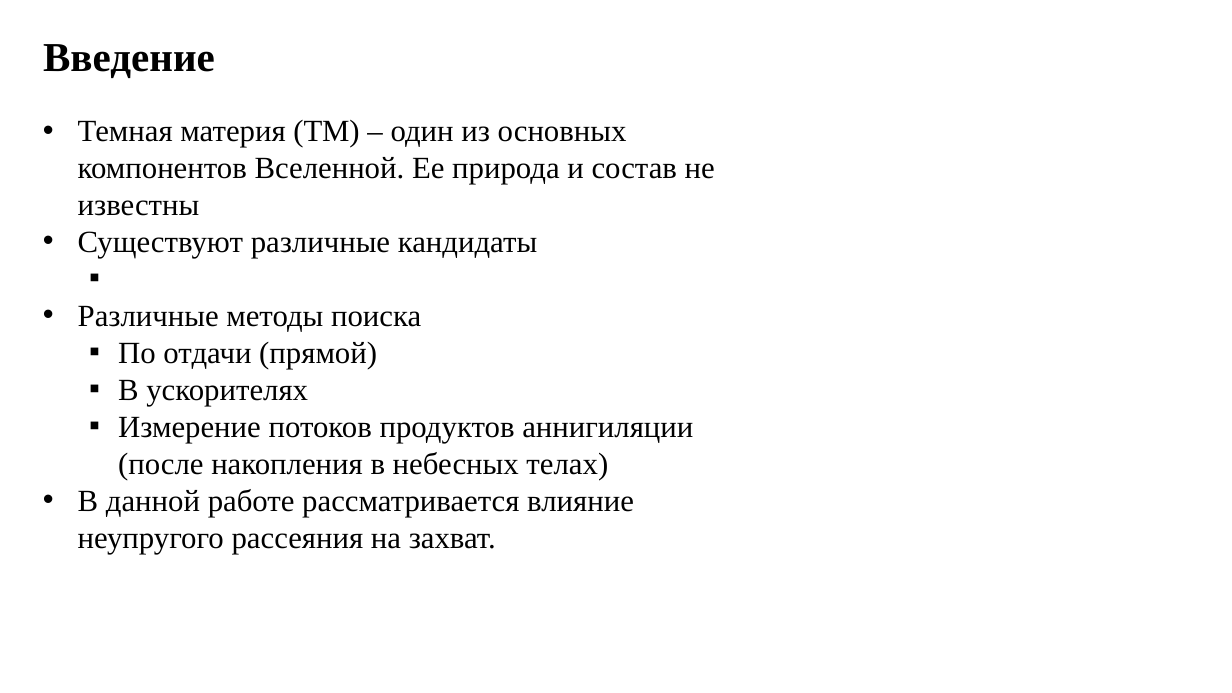
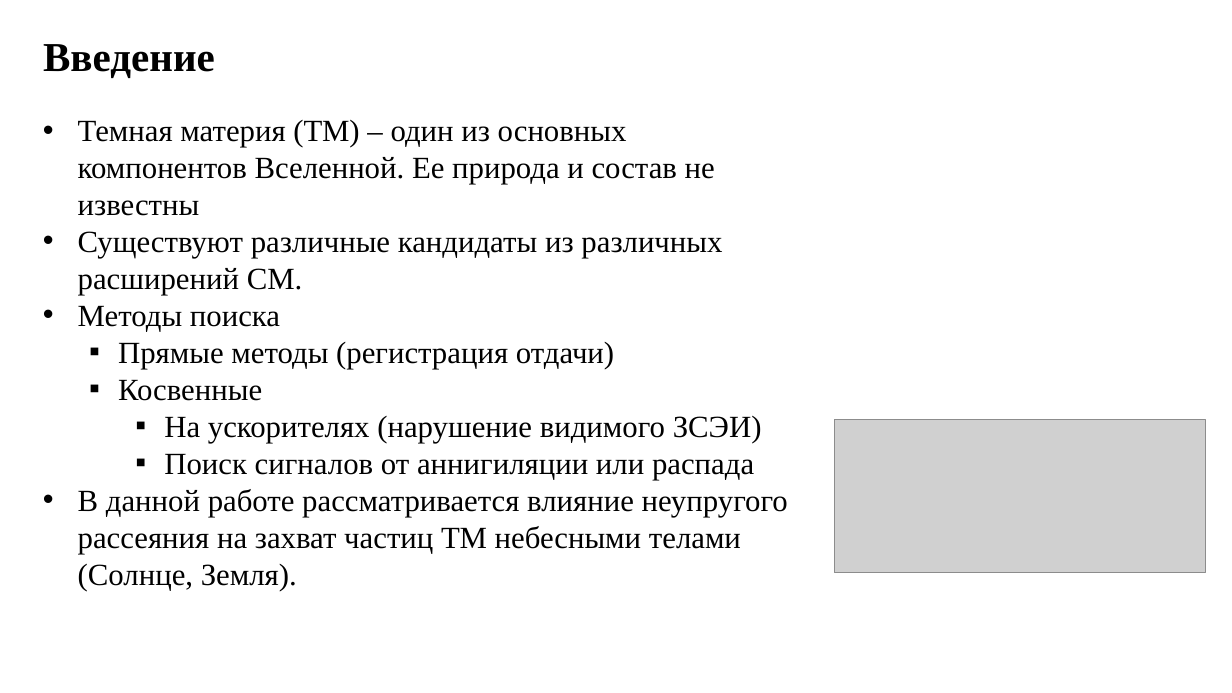
Before and after one commit to IwM341/DarkMatterScattering, a slide deck: slide 2 of Work/Work.pptx. Drawn at 1232x693 pixels with LibreOffice and Linux fonts; fonts in the diff are those of the drawing; grey boxes stand for pictures. Boxes give left, top, right and bottom in pixels: in the first picture for what was removed or moved away, otherwise in the second. Text is boxed around its words. In the diff, an @@ line names an element or a change of style, - is before the commit and + after.

```diff
--- a/Work/Work.pptx
+++ b/Work/Work.pptx
@@ text at <box>78,231,788,591</box>: text changed @@
-• Существуют различные кандидаты
-• Различные методы поиска
-  ▪ По отдачи (прямой)
-  ▪ В ускорителях
-  ▪ Измерение потоков продуктов аннигиляции (после накопления в небесных телах)
-• В данной работе рассматривается влияние неупругого рассеяния на захват.
+• Существуют различные кандидаты из различных расширений СМ.
+• Методы поиска
+  ▪ Прямые методы (регистрация отдачи)
+  ▪ Косвенные
+    ▪ На ускорителях (нарушение видимого ЗСЭИ)
+    ▪ Поиск сигналов от аннигиляции или распада
+• В данной работе рассматривается влияние неупругого рассеяния на захват частиц ТМ небесными телами (Солнце, Земля).
@@ picture added at <box>835,420,1206,573</box> @@
```
Also in this commit, not shown: 7 other slides changed, 7 slides added, 14 other files.
